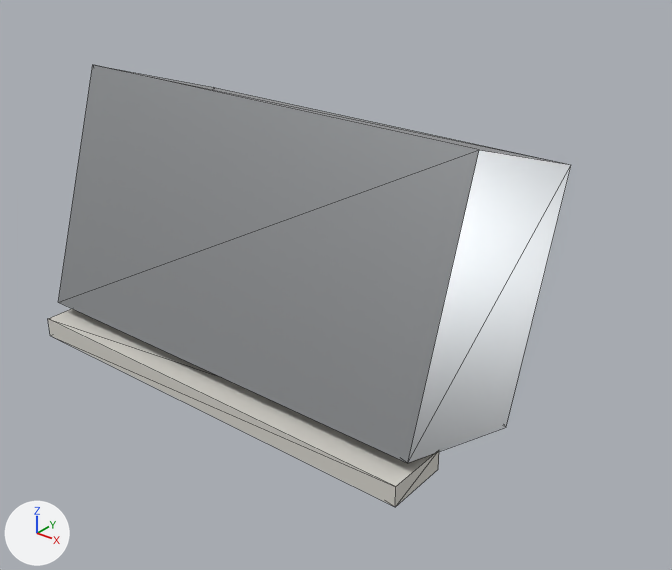
The glTF model public/models/facade/mansard.lod1.glb, before and after one commit.
Camera for both pictures: a 50 mm camera at (4.46, -4.02, 4.02) aimed at (0.2, 1.29, 0.73). The axes (+X, +Y, +Z) are drawn at lower left. The lights are the same throughout. The first picture is the older version. Mesh edges are drawn as thin lines. Where no turn or scale is listed for an object, it has been applied to the vertices. Vertices at exactly the same position are counted once.

Objects in the first picture: 'facade_mansard'.
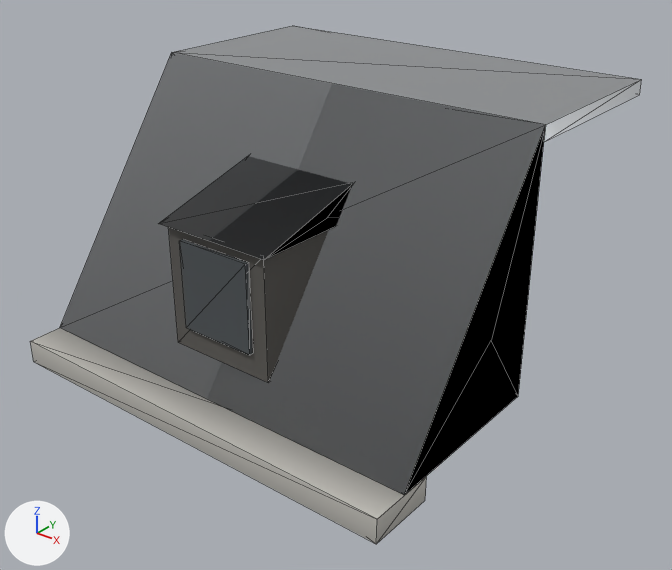
Where the change shows, as pixel boxes [x1, y1, x2, y2] in the pictures (672 x 570 px):
'facade_mansard', recoloured, reshaped, moved (17% wider, 17% taller)
    before: [48, 65, 571, 507]
    after: [30, 26, 642, 544]
part 1 of me_facade_mansard, added
    after: [30, 328, 426, 544]
part 2 of me_facade_mansard, added
    after: [168, 227, 329, 382]
part 3 of me_facade_mansard, added
    after: [180, 239, 253, 355]
part 4 of me_facade_mansard, rebuilt (13% wider, 18% taller)
    before: [58, 65, 571, 463]
    after: [60, 26, 642, 495]
part 5 of me_facade_mansard, deleted
    before: [48, 309, 439, 507]
part 6 of me_facade_mansard, added
    after: [158, 156, 352, 260]

What changed in the scene script:
```text
Change mat_metal_galv:
    where n0 = _N.new('ShaderNodeBsdfPrincipled'); n0.name = 'Principled BSDF'
    remove n0.inputs[0].default_value = (0.6, 0.62, 0.64, 1.0)  # 'Base Color', light grey #cbced1
    add n2 = _N.new('ShaderNodeMix'); n2.name = 'Mix'
    add n2.data_type = 'RGBA'
    add n2.blend_type = 'MULTIPLY'
    add n2.inputs[0].default_value = 1.0  # 'Factor'
    add n2.inputs[7].default_value = (0.6, 0.62, 0.64, 1.0)  # 'B', light grey #cbced1
    add n3 = _N.new('ShaderNodeVertexColor'); n3.name = 'Color Attribute'
    add _L.new(n2.outputs[2], n0.inputs[0])  # 'Result' to 'Base Color'
    add _L.new(n3.outputs[0], n2.inputs[6])  # 'Color' to 'A'
Change mat_stone_dressed:
    where n0 = _N.new('ShaderNodeBsdfPrincipled'); n0.name = 'Principled BSDF'
    remove n0.inputs[0].default_value = (0.68, 0.66, 0.61, 1.0)  # 'Base Color', light grey #d7d4cd
    add n2 = _N.new('ShaderNodeMix'); n2.name = 'Mix'
    add n2.data_type = 'RGBA'
    add n2.blend_type = 'MULTIPLY'
    add n2.inputs[0].default_value = 1.0  # 'Factor'
    add n2.inputs[7].default_value = (0.68, 0.66, 0.61, 1.0)  # 'B', light grey #d7d4cd
    add n3 = _N.new('ShaderNodeVertexColor'); n3.name = 'Color Attribute'
    add _L.new(n2.outputs[2], n0.inputs[0])  # 'Result' to 'Base Color'
    add _L.new(n3.outputs[0], n2.inputs[6])  # 'Color' to 'A'
Change me_facade_mansard:
    used by ob_facade_mansard; location = (0.0, 0.94, 1.169)
    remove me_facade_mansard.from_pydata(...)  # 32 vertices, 48 faces; spans x -1.8..1.8, y -1.04..1.04, z -1.17..1.17
    add me_facade_mansard.from_pydata(...)  # 46 vertices, 72 faces; spans x -1.8..1.8, y -1.7..1.7, z -1.15..1.15
    me_facade_mansard part 1: a new loose piece, a box spanning x -1.8..1.8, y -1.7..-1.15, z -1.15..-0.95, in mat_stone_dressed
    me_facade_mansard part 2: a new loose piece, a box spanning x -0.48..0.48, y -1.23..-0.33, z -0.7..0.3, in mat_timber_painted
    me_facade_mansard part 3: a new loose piece, a box spanning x -0.33..0.33, y -1.262..-1.222, z -0.51..0.21, in mat_glass_shop
    me_facade_mansard part 4: the loose piece of 8 vertices spanning x -1.8..1.8, y -0.92..1.04, z -1.17..1.17 is rebuilt with 14 vertices and now spans x -1.8..1.8, y -1.4..1.7, z -0.95..1.15
    me_facade_mansard part 5: the loose piece of 8 vertices spanning x -1.8..1.8, y -1.04..-0.54, z -1.0..-0.84 is deleted
    me_facade_mansard part 6
    8 vertices are added at x -0.52..0.52, y -1.28..-0.28, z 0.3..0.58
    12 new faces join them, mat_metal_galv
    other edits to the shape of me_facade_mansard do not show in these pictures
Change ob_facade_mansard:
    ob_facade_mansard.location: (0.0, 0.94, 1.169) -> (0.0, 1.402, 1.15)
```
